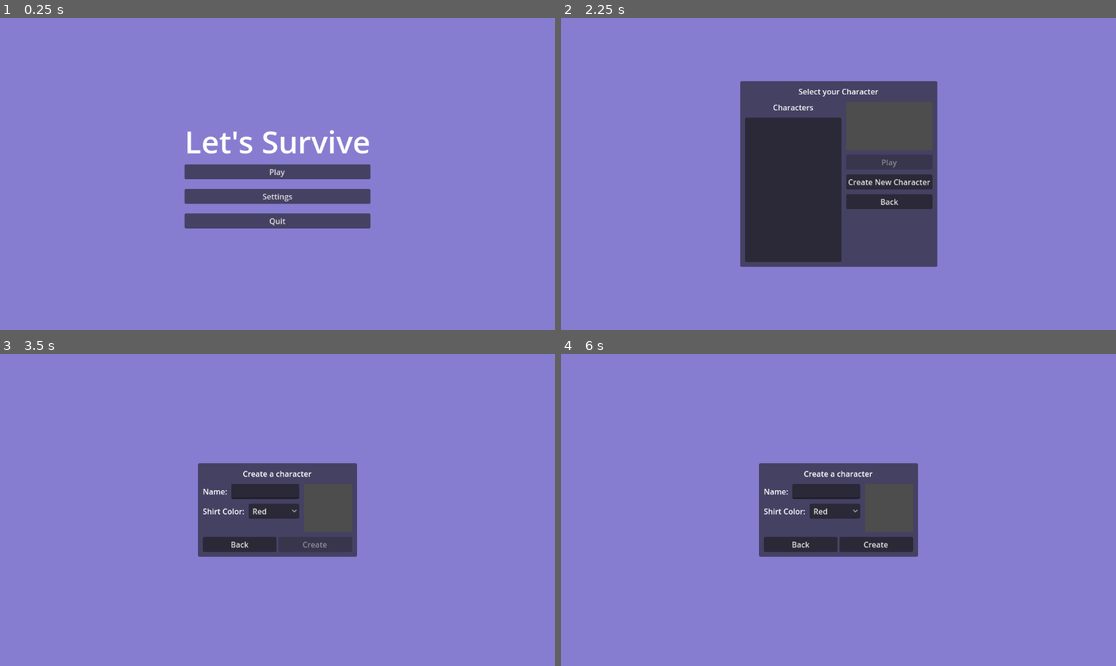
Above: before the commit, frames 1-4 (two rows, left to right).
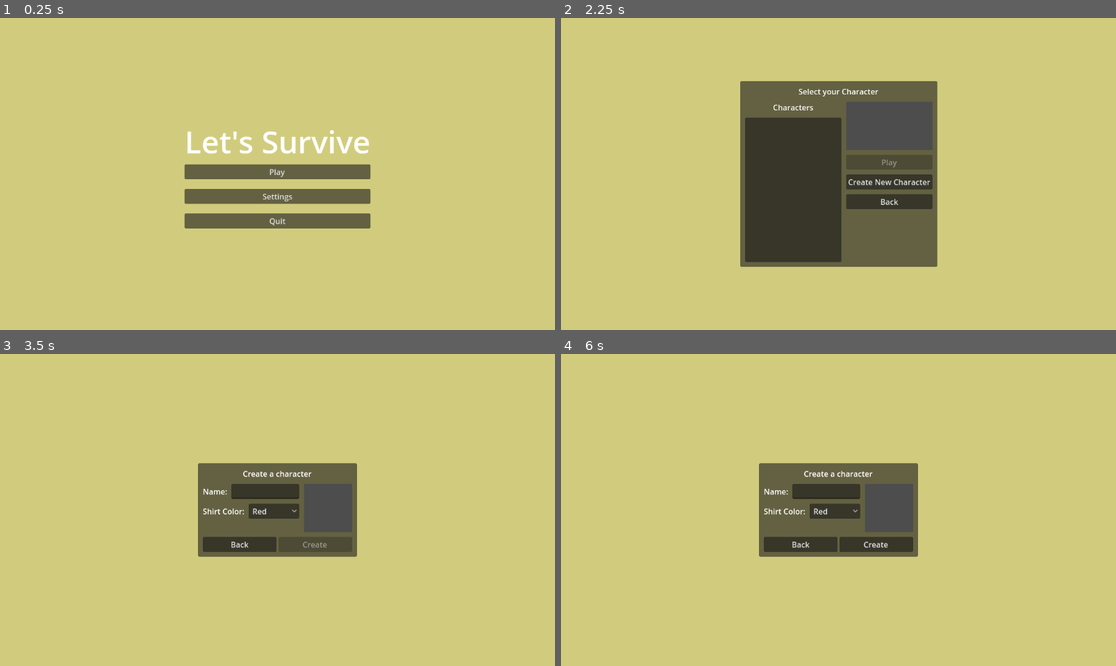
Above: after the commit, the same moments.

Repository: artmouse155/lets_survive
Game: Godot game, scene res://Scenes/main.tscn
Same seed, same stepped clock (60 frames per second), same inputs: the game is played once before the commit and once after it. This scene is started directly instead of the project's main scene.
Inputs (mouse positions are in pixels of both pictures, inside the frame that each line leads up to):
- Up to frame 1 (0.25 s): no input
- Up to frame 2 (2.25 s): click "Play" at 0.5 s; click "Back" at 1.25 s; click "Play" at 2 s
- Up to frame 3 (3.5 s): click "Create New Character" at 2.75 s
- Up to frame 4 (6 s): click (827, 491) at 3.52 s; type "12" at 3.6 s; click "Red" at 4.25 s; click "Create" at 5 s; click "Create New Character" at 5.75 s

The runs differ from the first frame. In frame 1, 99% of the frame differs, in the area x 0-100%, y 0-100%; in frame 2, 87%; in frame 3, 96%; in frame 4, 96%.

Commit message:
🚧(player preview) Creating player preview

Diff:
--- /dev/null
+++ b/Resources/terrain_gen.tres
@@ -0,0 +1,12 @@
+[gd_resource type="NoiseTexture2D" load_steps=3 format=3 uid="uid://upvh23ccvoba"]
+
+[sub_resource type="Gradient" id="Gradient_hjc37"]
+interpolation_mode = 1
+offsets = PackedFloat32Array(0, 0.5704698)
+
+[sub_resource type="FastNoiseLite" id="FastNoiseLite_i78sy"]
+frequency = 0.0025
+
+[resource]
+noise = SubResource("FastNoiseLite_i78sy")
+color_ramp = SubResource("Gradient_hjc37")
--- /dev/null
+++ b/Scenes/HumanSprite.tscn
@@ -0,0 +1,306 @@
+[gd_scene load_steps=24 format=3 uid="uid://bdriym0k3hk1g"]
+
+[ext_resource type="Texture2D" uid="uid://4oiecskv1ol2" path="res://Resources/Textures/Terrain/dude.png" id="1_mug8v"]
+[ext_resource type="Script" uid="uid://bq7btvrn0u1rs" path="res://Scripts/human_sprite.gd" id="2_mug8v"]
+[ext_resource type="Texture2D" uid="uid://b5ri0e6agp7r4" path="res://Resources/Textures/Terrain/hand.png" id="3_sar6w"]
+[ext_resource type="Texture2D" uid="uid://vdpl0cs1odtg" path="res://Resources/Textures/Terrain/cool_sword.png" id="4_2lkt2"]
+[ext_resource type="PackedScene" uid="uid://djrh6t2ximylw" path="res://Scenes/melee_radius.tscn" id="5_oyunc"]
+
+[sub_resource type="AnimationNodeAnimation" id="AnimationNodeAnimation_sar6w"]
+animation = &"RESET"
+
+[sub_resource type="AnimationNodeAnimation" id="AnimationNodeAnimation_2lkt2"]
+animation = &"punchl"
+
+[sub_resource type="AnimationNodeAnimation" id="AnimationNodeAnimation_oyunc"]
+animation = &"punchr"
+
+[sub_resource type="AnimationNodeAnimation" id="AnimationNodeAnimation_ngjm7"]
+animation = &"swingr"
+
+[sub_resource type="AnimationNodeStateMachineTransition" id="AnimationNodeStateMachineTransition_35ope"]
+advance_mode = 2
+
+[sub_resource type="AnimationNodeStateMachineTransition" id="AnimationNodeStateMachineTransition_sar6w"]
+switch_mode = 2
+advance_mode = 2
+advance_expression = "anim_state == ANIMATIONS.PUNCH"
+
+[sub_resource type="AnimationNodeStateMachineTransition" id="AnimationNodeStateMachineTransition_2lkt2"]
+switch_mode = 2
+advance_mode = 2
+advance_expression = "anim_state == ANIMATIONS.PUNCH"
+
+[sub_resource type="AnimationNodeStateMachineTransition" id="AnimationNodeStateMachineTransition_oyunc"]
+priority = 2
+switch_mode = 2
+advance_mode = 2
+
+[sub_resource type="AnimationNodeStateMachineTransition" id="AnimationNodeStateMachineTransition_ngjm7"]
+priority = 2
+switch_mode = 2
+advance_mode = 2
+
+[sub_resource type="AnimationNodeStateMachineTransition" id="AnimationNodeStateMachineTransition_go5uh"]
+switch_mode = 2
+advance_mode = 2
+advance_expression = "anim_state == ANIMATIONS.PUNCH"
+
+[sub_resource type="AnimationNodeStateMachineTransition" id="AnimationNodeStateMachineTransition_qb6w3"]
+switch_mode = 2
+advance_mode = 2
+advance_expression = "anim_state == ANIMATIONS.SWING"
+
+[sub_resource type="AnimationNodeStateMachineTransition" id="AnimationNodeStateMachineTransition_1ryls"]
+priority = 2
+switch_mode = 2
+advance_mode = 2
+
+[sub_resource type="AnimationNodeStateMachine" id="AnimationNodeStateMachine_go5uh"]
+states/RESET/node = SubResource("AnimationNodeAnimation_sar6w")
+states/RESET/position = Vector2(467, 42)
+states/Start/position = Vector2(141, 109)
+states/punchl/node = SubResource("AnimationNodeAnimation_2lkt2")
+states/punchl/position = Vector2(686, 95)
+states/punchr/node = SubResource("AnimationNodeAnimation_oyunc")
+states/punchr/position = Vector2(458, 156)
+states/swingr/node = SubResource("AnimationNodeAnimation_ngjm7")
+states/swingr/position = Vector2(518, -61)
+transitions = ["Start", "RESET", SubResource("AnimationNodeStateMachineTransition_35ope"), "RESET", "punchr", SubResource("AnimationNodeStateMachineTransition_sar6w"), "punchr", "punchl", SubResource("AnimationNodeStateMachineTransition_2lkt2"), "punchr", "RESET", SubResource("AnimationNodeStateMachineTransition_oyunc"), "punchl", "RESET", SubResource("AnimationNodeStateMachineTransition_ngjm7"), "punchl", "punchr", SubResource("AnimationNodeStateMachineTransition_go5uh"), "RESET", "swingr", SubResource("AnimationNodeStateMachineTransition_qb6w3"), "swingr", "RESET", SubResource("AnimationNodeStateMachineTransition_1ryls")]
+graph_offset = Vector2(56, -136)
+
+[sub_resource type="Animation" id="Animation_2lkt2"]
+length = 0.001
+tracks/0/type = "value"
+tracks/0/imported = false
+tracks/0/enabled = true
+tracks/0/path = NodePath("Body/ArmR/HandR:position")
+tracks/0/interp = 1
+tracks/0/loop_wrap = true
+tracks/0/keys = {
+"times": PackedFloat32Array(0),
+"transitions": PackedFloat32Array(1),
+"update": 0,
+"values": [Vector2(72, 0)]
+}
+tracks/1/type = "value"
+tracks/1/imported = false
+tracks/1/enabled = true
+tracks/1/path = NodePath("Body/ArmL/HandL:position")
+tracks/1/interp = 1
+tracks/1/loop_wrap = true
+tracks/1/keys = {
+"times": PackedFloat32Array(0),
+"transitions": PackedFloat32Array(1),
+"update": 0,
+"values": [Vector2(72, 0)]
+}
+tracks/2/type = "value"
+tracks/2/imported = false
+tracks/2/enabled = true
+tracks/2/path = NodePath("Body/ArmR:rotation")
+tracks/2/interp = 1
+tracks/2/loop_wrap = true
+tracks/2/keys = {
+"times": PackedFloat32Array(0),
+"transitions": PackedFloat32Array(1),
+"update": 0,
+"values": [0.7853982]
+}
+tracks/3/type = "value"
+tracks/3/imported = false
+tracks/3/enabled = true
+tracks/3/path = NodePath("Body/ArmL:rotation")
+tracks/3/interp = 1
+tracks/3/loop_wrap = true
+tracks/3/keys = {
+"times": PackedFloat32Array(0),
+"transitions": PackedFloat32Array(1),
+"update": 0,
+"values": [-0.7853981633974483]
+}
+
+[sub_resource type="Animation" id="Animation_oyunc"]
+resource_name = "punch2"
+length = 0.2
+tracks/0/type = "value"
+tracks/0/imported = false
+tracks/0/enabled = true
+tracks/0/path = NodePath("Body/ArmL/HandL:position")
+tracks/0/interp = 1
+tracks/0/loop_wrap = true
+tracks/0/keys = {
+"times": PackedFloat32Array(0, 0.1, 0.2),
+"transitions": PackedFloat32Array(0.5, 0.5, 1),
+"update": 0,
+"values": [Vector2(72, 0), Vector2(96, 0), Vector2(72, 0)]
+}
+tracks/1/type = "method"
+tracks/1/imported = false
+tracks/1/enabled = true
+tracks/1/path = NodePath(".")
+tracks/1/interp = 1
+tracks/1/loop_wrap = true
+tracks/1/keys = {
+"times": PackedFloat32Array(0.1),
+"transitions": PackedFloat32Array(1),
+"values": [{
+"args": [],
+"method": &"_eval_attack"
+}]
+}
+tracks/2/type = "value"
+tracks/2/imported = false
+tracks/2/enabled = true
+tracks/2/path = NodePath("Body/ArmL:rotation")
+tracks/2/interp = 1
+tracks/2/loop_wrap = true
+tracks/2/keys = {
+"times": PackedFloat32Array(0, 0.1, 0.2),
+"transitions": PackedFloat32Array(1, 1, 1),
+"update": 0,
+"values": [-0.7853981633974483, -0.2617993877991494, -0.7853981633974483]
+}
+
+[sub_resource type="Animation" id="Animation_sar6w"]
+resource_name = "punch"
+length = 0.2
+tracks/0/type = "value"
+tracks/0/imported = false
+tracks/0/enabled = true
+tracks/0/path = NodePath("Body/ArmR/HandR:position")
+tracks/0/interp = 1
+tracks/0/loop_wrap = true
+tracks/0/keys = {
+"times": PackedFloat32Array(0, 0.1, 0.2),
+"transitions": PackedFloat32Array(0.5, 0.5, 1),
+"update": 0,
+"values": [Vector2(72, 0), Vector2(96, 0), Vector2(72, 0)]
+}
+tracks/1/type = "value"
+tracks/1/imported = false
+tracks/1/enabled = true
+tracks/1/path = NodePath("Body/ArmR:rotation")
+tracks/1/interp = 1
+tracks/1/loop_wrap = true
+tracks/1/keys = {
+"times": PackedFloat32Array(0, 0.1, 0.2),
+"transitions": PackedFloat32Array(1, 1, 1),
+"update": 0,
+"values": [0.7853982, 0.2617993877991494, 0.7853982]
+}
+tracks/2/type = "method"
+tracks/2/imported = false
+tracks/2/enabled = true
+tracks/2/path = NodePath(".")
+tracks/2/interp = 1
+tracks/2/loop_wrap = true
+tracks/2/keys = {
+"times": PackedFloat32Array(0.1),
+"transitions": PackedFloat32Array(1),
+"values": [{
+"args": [],
+"method": &"_eval_attack"
+}]
+}
+
+[sub_resource type="Animation" id="Animation_ngjm7"]
+resource_name = "swingr"
+length = 0.5
+tracks/0/type = "value"
+tracks/0/imported = false
+tracks/0/enabled = true
+tracks/0/path = NodePath("Body/ArmR/HandR:position")
+tracks/0/interp = 1
+tracks/0/loop_wrap = true
+tracks/0/keys = {
+"times": PackedFloat32Array(0, 0.1, 0.4, 0.5),
+"transitions": PackedFloat32Array(1, 1, 1, 1),
+"update": 0,
+"values": [Vector2(72, 0), Vector2(112, 0), Vector2(96, 0), Vector2(72, 0)]
+}
+tracks/1/type = "value"
+tracks/1/imported = false
+tracks/1/enabled = true
+tracks/1/path = NodePath("Body/ArmR:rotation")
+tracks/1/interp = 1
+tracks/1/loop_wrap = true
+tracks/1/keys = {
+"times": PackedFloat32Array(0, 0.2, 0.5),
+"transitions": PackedFloat32Array(1, 0.48296818, 1),
+"update": 0,
+"values": [0.7853982, -0.7853981633974483, 0.7853982]
+}
+tracks/2/type = "method"
+tracks/2/imported = false
+tracks/2/enabled = true
+tracks/2/path = NodePath(".")
+tracks/2/interp = 1
+tracks/2/loop_wrap = true
+tracks/2/keys = {
+"times": PackedFloat32Array(0.2),
+"transitions": PackedFloat32Array(1),
+"values": [{
+"args": [],
+"method": &"_eval_attack"
+}]
+}
+
+[sub_resource type="AnimationLibrary" id="AnimationLibrary_oyunc"]
+_data = {
+&"RESET": SubResource("Animation_2lkt2"),
+&"punchl": SubResource("Animation_oyunc"),
+&"punchr": SubResource("Animation_sar6w"),
+&"swingr": SubResource("Animation_ngjm7")
+}
+
+[node name="HumanSprite" type="Node2D" node_paths=PackedStringArray("melee_radius", "_tool_sprite")]
+script = ExtResource("2_mug8v")
+melee_radius = NodePath("MeleeRadius")
+_tool_sprite = NodePath("Body/ArmR/HandR/Tool")
+metadata/_custom_type_script = "uid://bq7btvrn0u1rs"
+
+[node name="Body" type="Sprite2D" parent="."]
+scale = Vector2(0.2, 0.2)
+texture = ExtResource("1_mug8v")
+offset = Vector2(16, 0)
+
+[node name="ArmR" type="Node2D" parent="Body"]
+show_behind_parent = true
+rotation = 0.7853982
+scale = Vector2(1.0000001, 1.0000001)
+
+[node name="HandR" type="Sprite2D" parent="Body/ArmR"]
+show_behind_parent = true
+position = Vector2(72, 0)
+texture = ExtResource("3_sar6w")
+
+[node name="Tool" type="Sprite2D" parent="Body/ArmR/HandR"]
+visible = false
+show_behind_parent = true
+rotation = 1.5707964
+texture = ExtResource("4_2lkt2")
+offset = Vector2(0, -36)
+
+[node name="ArmL" type="Node2D" parent="Body"]
+show_behind_parent = true
+rotation = -0.7853982
+
+[node name="HandL" type="Sprite2D" parent="Body/ArmL"]
+show_behind_parent = true
+position = Vector2(72, 0)
+scale = Vector2(0.9999998, 0.9999998)
+texture = ExtResource("3_sar6w")
+
+[node name="AnimationTree" type="AnimationTree" parent="."]
+tree_root = SubResource("AnimationNodeStateMachine_go5uh")
+advance_expression_base_node = NodePath("..")
+anim_player = NodePath("../AnimationPlayer")
+
+[node name="AnimationPlayer" type="AnimationPlayer" parent="."]
+libraries = {
+&"": SubResource("AnimationLibrary_oyunc")
+}
+
+[node name="MeleeRadius" parent="." instance=ExtResource("5_oyunc")]
+radius = 20.0
--- /dev/null
+++ b/Scenes/MainMenu/PlayerPreview.tscn
@@ -0,0 +1,24 @@
+[gd_scene load_steps=3 format=3 uid="uid://c5scwbwr17nu3"]
+
+[ext_resource type="Script" uid="uid://cjo0fnpt2wdjx" path="res://Scripts/Menu/MainMenu/PlayerPreview.gd" id="1_he3v8"]
+[ext_resource type="PackedScene" uid="uid://bfwu7kuh082tc" path="res://Scenes/EntityModel/PlayerEntity.tscn" id="2_5rxqv"]
+
+[node name="PlayerPreview" type="SubViewportContainer"]
+anchors_preset = 15
+anchor_right = 1.0
+anchor_bottom = 1.0
+grow_horizontal = 2
+grow_vertical = 2
+stretch = true
+script = ExtResource("1_he3v8")
+
+[node name="SubViewport" type="SubViewport" parent="."]
+transparent_bg = true
+handle_input_locally = false
+size = Vector2i(1152, 648)
+render_target_update_mode = 4
+
+[node name="PlayerEntity" parent="SubViewport" instance=ExtResource("2_5rxqv")]
+
+[node name="Camera2D" type="Camera2D" parent="SubViewport/PlayerEntity"]
+zoom = Vector2(5, 5)
--- a/Scenes/main.tscn
+++ b/Scenes/main.tscn
@@ -135,7 +135,7 @@
 anchor_bottom = 1.0
 grow_horizontal = 2
 grow_vertical = 2
-color = Color(0.5248, 0.492, 0.82, 1)
+color = Color(0.82, 0.7981334, 0.492, 1)
 
 [node name="MainMenus" type="Control" parent="." node_paths=PackedStringArray("menus", "characterSelectNode", "worldSelectNode", "gameContainer")]
 layout_mode = 1
@@ -345,6 +345,8 @@
 handle_input_locally = false
 size = Vector2i(100, 100)
 render_target_update_mode = 0
+
+[node name="Playerpreview" type="Node2D" parent="MainMenus/CharacterSelect/PanelContainer/MarginContainer/VBoxContainer/HBoxContainer/VBoxContainer2/SubViewportContainer/SubViewport"]
 
 [node name="PlayButton" type="Button" parent="MainMenus/CharacterSelect/PanelContainer/MarginContainer/VBoxContainer/HBoxContainer/VBoxContainer2"]
 layout_mode = 2
--- a/Scripts/Menu/MainMenu/GameContainer.gd
+++ b/Scripts/Menu/MainMenu/GameContainer.gd
@@ -8,6 +8,7 @@
 
 func return_to_main_menu():
 	game_ui.set_pause(false)
+	world.clear()
 	menu_selected.emit(MainMenus.MENUS.TITLE)
 
 func loadGame(world_index : int, player_index : int) -> void:
--- /dev/null
+++ b/Scripts/Menu/MainMenu/PlayerPreview.gd
@@ -0,0 +1,6 @@
+class_name PlayerPreview extends SubViewportContainer
+
+@export var player : PlayerEntity
+
+func preview(player_save : PlayerSave) -> void:
+	player.set_color(player_save.get_color())
--- a/Scripts/World/entity_spawner.gd
+++ b/Scripts/World/entity_spawner.gd
@@ -26,3 +26,7 @@
 		SignalPipe.pipe(player.health_updated,self_health_updated)
 		SignalPipe.pipe(player.item_collected,self_item_collected)
 	add_child(player)
+
+func clear() -> void:
+	for child in get_children():
+		child.queue_free()
--- a/Scripts/World/world.gd
+++ b/Scripts/World/world.gd
@@ -49,3 +49,11 @@
 	elif (noise_val < .25):
 		return SAND_ATLAS
 	return WATER_ATLAS
+
+
+func clear() -> void:
+	entity_spawner.clear()
+
+	# clear tiles
+	ground.clear()
+	above_ground.clear()
--- /dev/null
+++ b/weapon.gd
@@ -0,0 +1,5 @@
+class_name Weapon extends Item
+
+enum TYPE {FISTS, SWORD}
+
+@export var type : TYPE = TYPE.FISTS
Not shown, added: Scripts/Menu/MainMenu/PlayerPreview.gd.uid
Not shown, added: weapon.gd.uid
